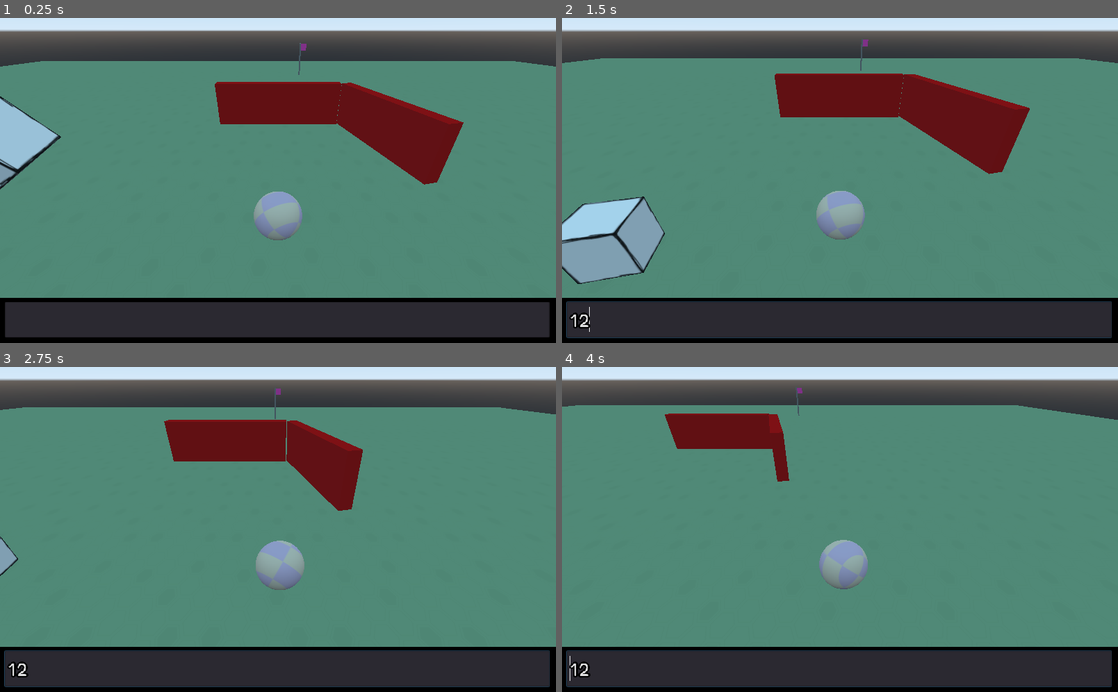
Above: before the commit, frames 1-4 (two rows, left to right).
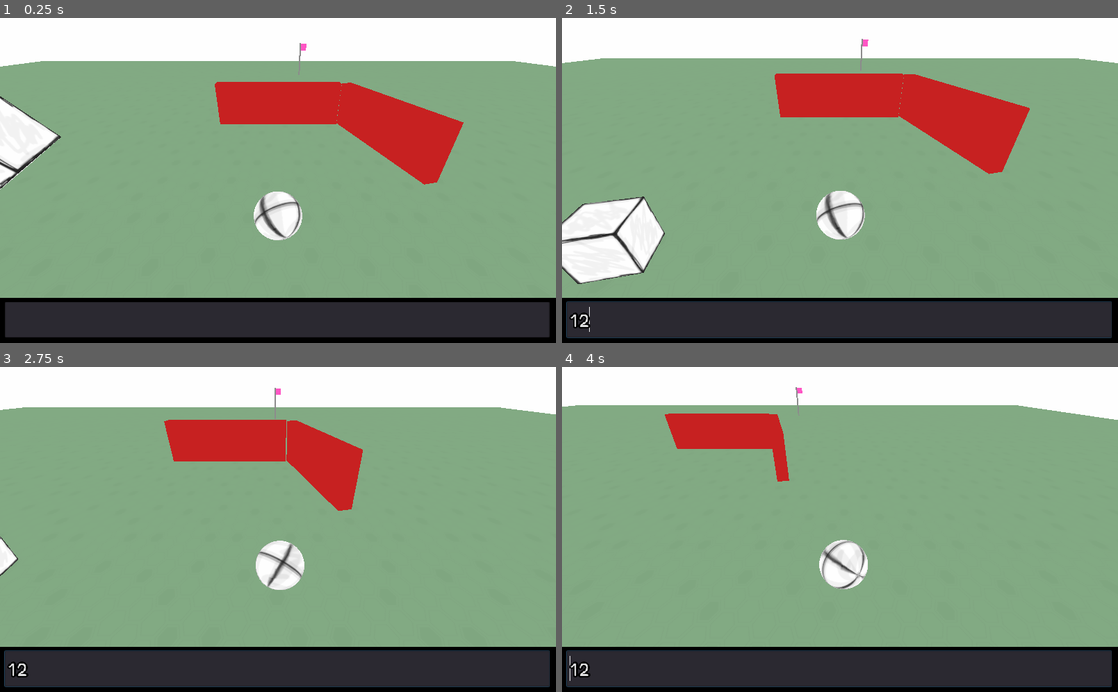
Above: after the commit, the same moments.

Repository: toimisto/rollballgenesis
Game: Godot game, scene res://scenes/Main.tscn
Two runs of this game, one before a commit and one after it. Both use one fixed random seed, a clock stepped at 60 frames per second and the inputs below.
Inputs (mouse positions are in pixels of both pictures, inside the frame that each line leads up to):
- Up to frame 1 (0.25 s): no input
- Up to frame 2 (1.5 s): click (840, 320) at 0.52 s; type "12" at 0.6 s; hold Right (ui_right) from 1.28 s (still down)
- Up to frame 3 (2.75 s): release Right (ui_right) at 2.03 s; hold Down (ui_down) from 2.03 s (still down)
- Up to frame 4 (4 s): release Down (ui_down) at 2.78 s; hold Right (ui_right) 2.78-3.53 s; hold Up (ui_up) from 3.53 s (still down)

The runs differ from the first frame. In frame 1, 86% of the frame differs, in the area x 0-100%, y 0-87%; in frame 2, 86%; in frame 3, 86%; in frame 4, 86%.

Commit message:
edited textures

Diff:
--- a/scenes/Level.tscn
+++ b/scenes/Level.tscn
@@ -7,6 +7,11 @@
 [ext_resource path="res://scripts/Shinji.gd" type="Script" id=5]
 [ext_resource path="res://scripts/Camera.gd" type="Script" id=6]
 [ext_resource path="res://scenes/Goal.tscn" type="PackedScene" id=7]
+
+[sub_resource type="Environment" id=10]
+background_mode = 1
+background_color = Color( 1, 1, 1, 1 )
+ambient_light_color = Color( 1, 1, 1, 1 )
 
 [sub_resource type="BoxShape" id=1]
 
@@ -42,6 +47,9 @@
 
 [node name="Level" type="Spatial"]
 script = ExtResource( 1 )
+
+[node name="WorldEnvironment" type="WorldEnvironment" parent="."]
+environment = SubResource( 10 )
 
 [node name="Box" type="RigidBody" parent="."]
 transform = Transform( 0.167286, 0.834039, -0.525734, -0.096219, 0.544514, 0.833215, 0.981202, -0.0887997, 0.17134, -8.3099, 5.7552, 1.33746 )
Binary file changed: assets/textures/ball.png
Binary file changed: assets/textures/box.png
Binary file added: assets/textures/wall.png
Not shown, added: assets/textures/wall.png.import
Not shown: 1 places in scenes/Level.tscn that only renumber resources
